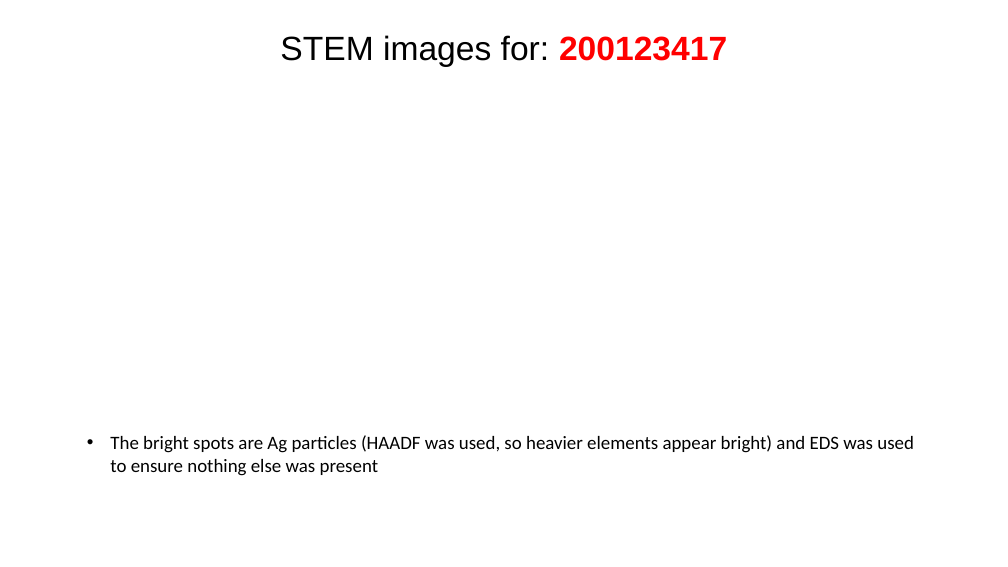
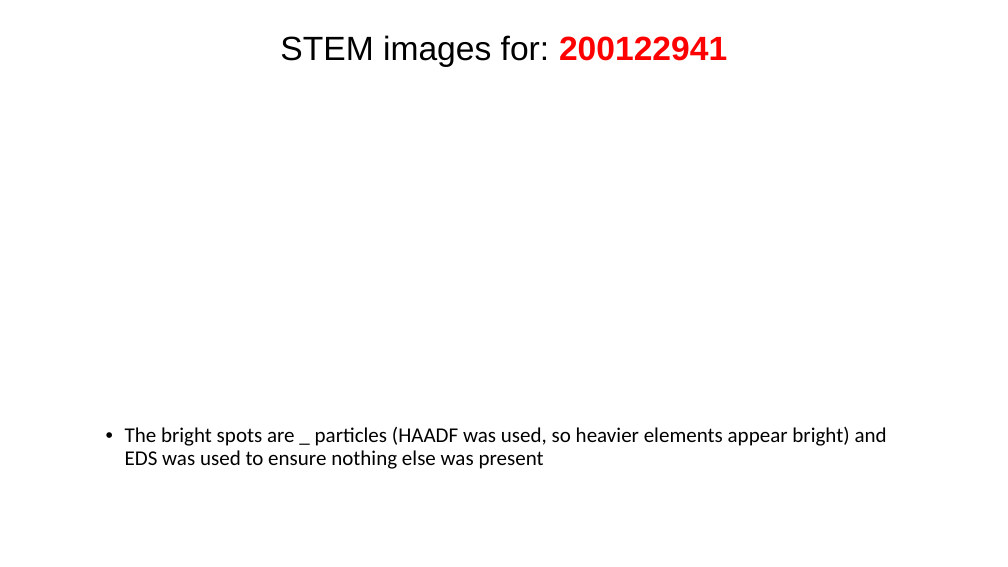
Before and after one commit to cvrl10/mini_project, a slide deck: slide 3 of 100040000/_100040000.pptx. Drawn at 1008x567 pixels with LibreOffice and Linux fonts; fonts in the diff are those of the drawing. Boxes give left, top, right and bottom in pixels: in the first picture for what was removed or moved away, otherwise in the second. Text is boxed around its words. In the diff, an @@ line names an element or a change of style, - is before the commit and + after.

```diff
--- a/100040000/_100040000.pptx
+++ b/100040000/_100040000.pptx
@@ title at (x1=280, y1=35, x2=727, y2=67): text changed @@
-STEM images for: 200123417
+STEM images for: 200122941
@@ text at (x1=125, y1=427, x2=887, y2=469): text changed; size 18 to 20 pt @@
-• The bright spots are Ag particles (HAADF was used, so heavier elements appear bright) and EDS was used to ensure nothing else was present
+• The bright spots are _ particles (HAADF was used, so heavier elements appear bright) and EDS was used to ensure nothing else was present
```
Also in this commit, not shown: 3 other slides changed, 1 slide added, 6 slides removed, 11 other files.
